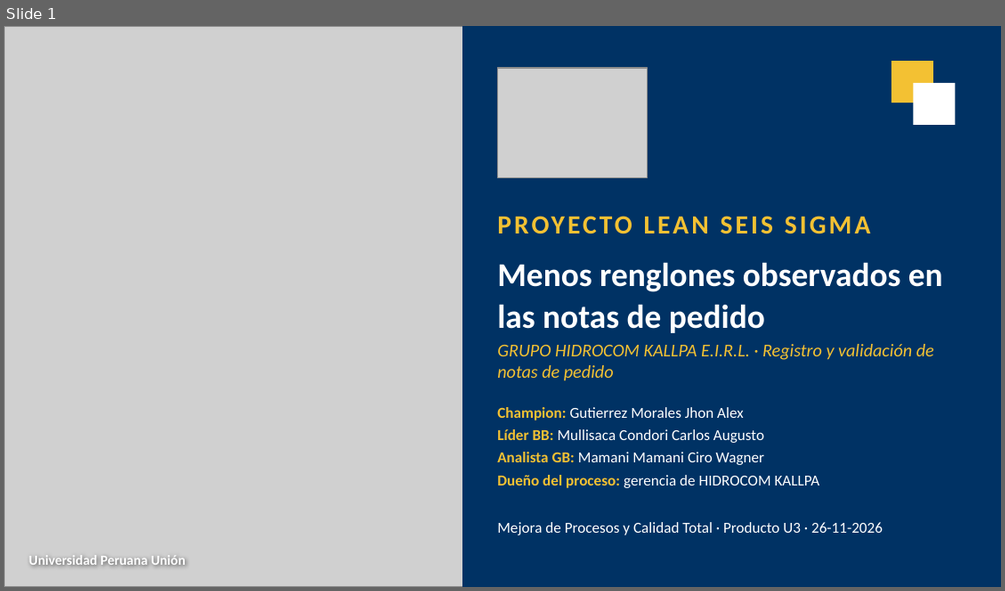
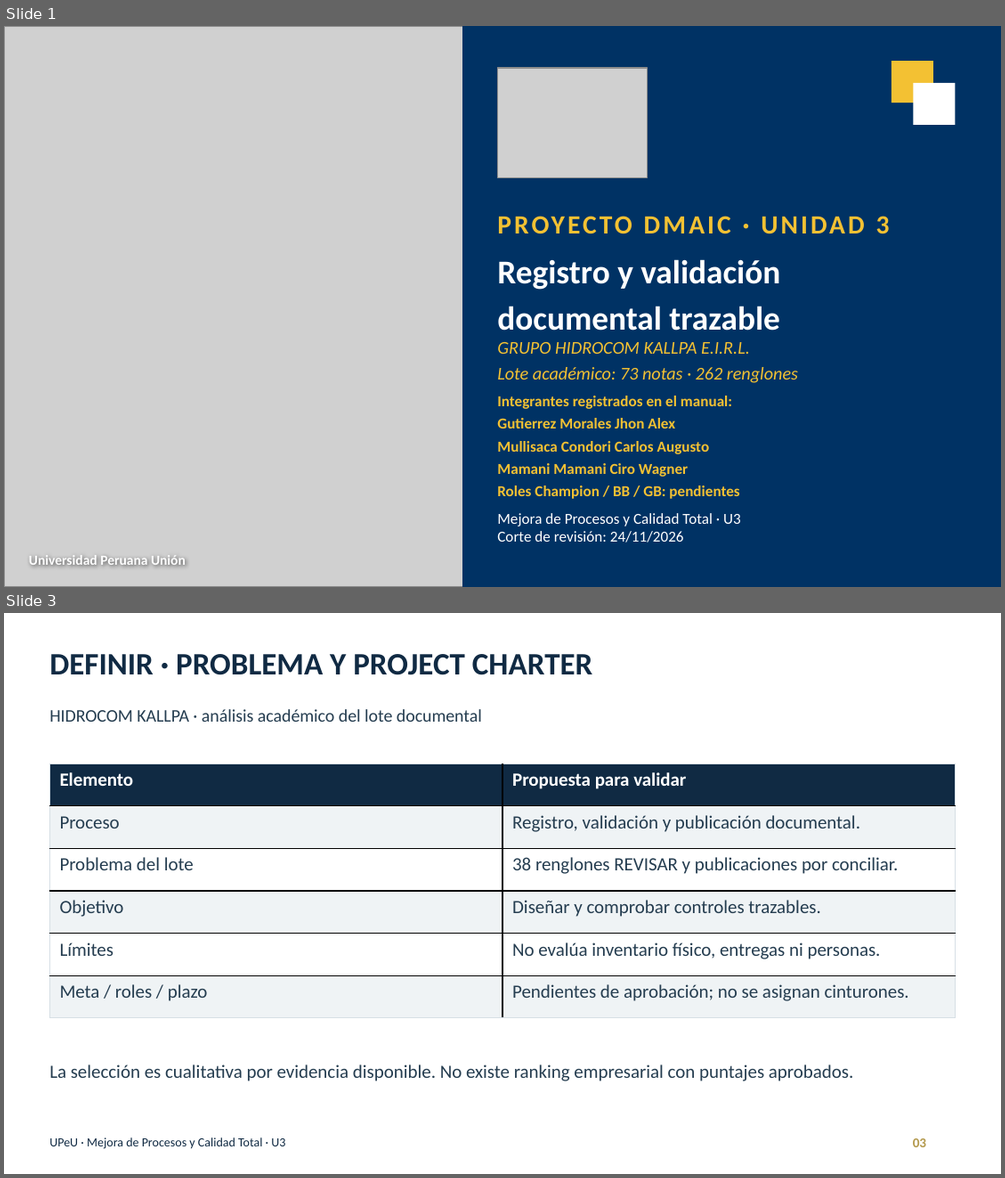
Before and after one commit to Nunclear/hidrocom-mejora-procesos-u3, a slide deck: 04_Producto_Final/U3_Presentacion_HIDROCOM.pptx. Shown one above the other, each under a label of ours: slide 1 before the commit, slides 1 and 3 after it; the slides between them are not shown. The pictures are 1005x591 and 1005x1178 pixels, drawn with LibreOffice and Linux fonts; fonts in the diff are those of the drawing; grey boxes stand for pictures. Boxes give left, top, right and bottom in pixels: in the first picture for what was removed or moved away, otherwise in the second. Text is boxed around its words. In the diff, an @@ line names an element or a change of style, - is before the commit and + after.

Commit message:
Integrar tres paquetes U3 completos, dashboard y validación reproducible

```diff
--- a/04_Producto_Final/U3_Presentacion_HIDROCOM.pptx
+++ b/04_Producto_Final/U3_Presentacion_HIDROCOM.pptx
@@ slide 3 added at bbox=[4, 613, 1001, 1174], background #FFFFFF @@
@@ text added at bbox=[49, 654, 592, 675], 22.5 pt, text #102A43, bold @@
+DEFINIR · PROBLEMA Y PROJECT CHARTER
@@ text added at bbox=[49, 709, 482, 722], 12.8 pt, text #253D50 @@
+HIDROCOM KALLPA · análisis académico del lote documental
@@ table added at bbox=[50, 763, 955, 1018], 6 rows, 2 columns @@
+Elemento | Propuesta para validar
+Proceso | Registro, validación y publicación documental.
+Problema del lote | 38 renglones REVISAR y publicaciones por conciliar.
+Objetivo | Diseñar y comprobar controles trazables.
+Límites | No evalúa inventario físico, entregas ni personas.
+Meta / roles / plazo | Pendientes de aprobación; no se asignan cinturones.
@@ text added at bbox=[49, 1064, 853, 1081], 13.5 pt, text #253D50 @@
+La selección es cualitativa por evidencia disponible. No existe ranking empresarial con puntajes aprobados.
@@ text added at bbox=[49, 1137, 285, 1149], 9 pt, text #102A43 @@
+UPeU · Mejora de Procesos y Calidad Total · U3
@@ text added at bbox=[913, 1138, 926, 1147], 9.8 pt, text #B49A4E, bold @@
+03
@@ slide 1 changed as well @@
@@ text at bbox=[876, 216, 890, 234]: text changed @@
-PROYECTO LEAN SEIS SIGMA
+PROYECTO DMAIC · UNIDAD 3
@@ text at bbox=[497, 259, 780, 330]: text changed @@
-Menos renglones observados en las notas de pedido
+Registro y validación
+documental trazable
@@ text at bbox=[497, 342, 798, 383]: text changed @@
-GRUPO HIDROCOM KALLPA E.I.R.L. · Registro y validación de notas de pedido
+GRUPO HIDROCOM KALLPA E.I.R.L.
+Lote académico: 73 notas · 262 renglones
@@ text at bbox=[497, 395, 739, 499]: text changed; text colour #FFFFFF to #F3C133; bold on @@
-Champion: Gutierrez Morales Jhon Alex
-Líder BB: Mullisaca Condori Carlos Augusto
-Analista GB: Mamani Mamani Ciro Wagner
-Dueño del proceso: gerencia de HIDROCOM KALLPA
+Integrantes registrados en el manual:
+Gutierrez Morales Jhon Alex
+Mullisaca Condori Carlos Augusto
+Mamani Mamani Ciro Wagner
+Roles Champion / BB / GB: pendientes
@@ text at bbox=[497, 513, 741, 542]: text changed @@
-Mejora de Procesos y Calidad Total · Producto U3 · 26-11-2026
+Mejora de Procesos y Calidad Total · U3
+Corte de revisión: 24/11/2026
```
Also in this commit, not shown: 11 other slides added, 12 slides removed, 46 other files.
